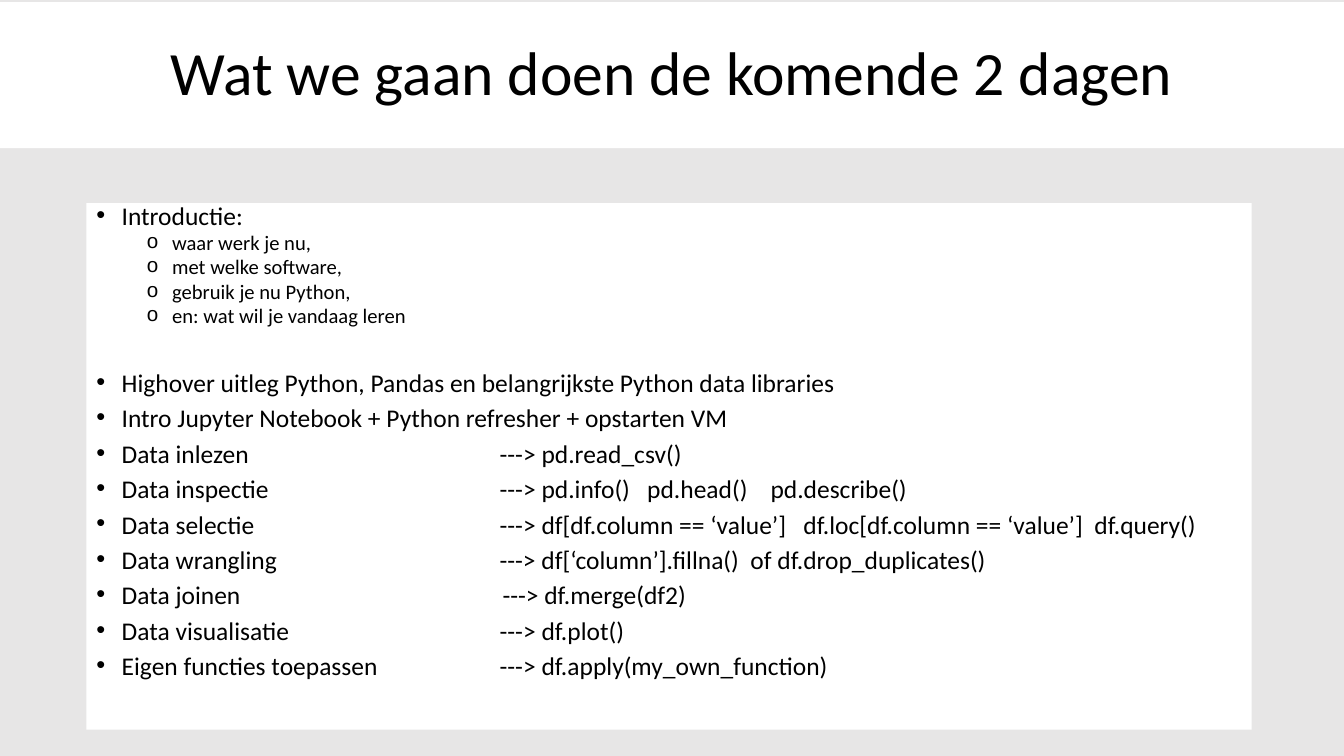
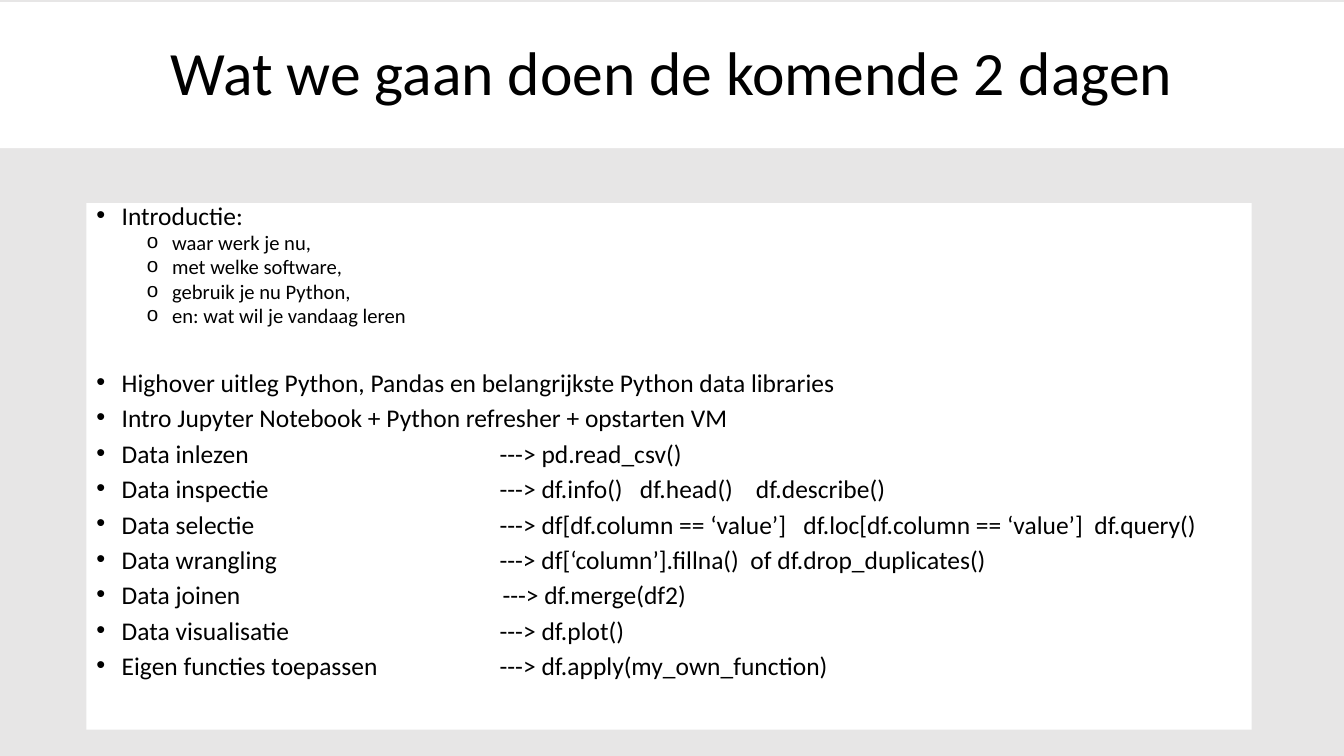
Before and after one commit to SandervandenOord/pandas_training, a slide deck: slide 1 of Pandas_Training_Slides.pptx. Drawn at 1344x756 pixels with LibreOffice and Linux fonts; fonts in the diff are those of the drawing. Boxes give left, top, right and bottom in pixels: in the first picture for what was removed or moved away, otherwise in the second. Text is boxed around its words. In the diff, an @@ line names an element or a change of style, - is before the commit and + after.

```diff
--- a/Pandas_Training_Slides.pptx
+++ b/Pandas_Training_Slides.pptx
@@ text at bbox=[122, 479, 885, 502]: text changed @@
-• Data inspectie ---> pd.info() pd.head() pd.describe()
+• Data inspectie ---> df.info() df.head() df.describe()
```
Also in this commit, not shown: 2 other slides changed, 2 slides added.
